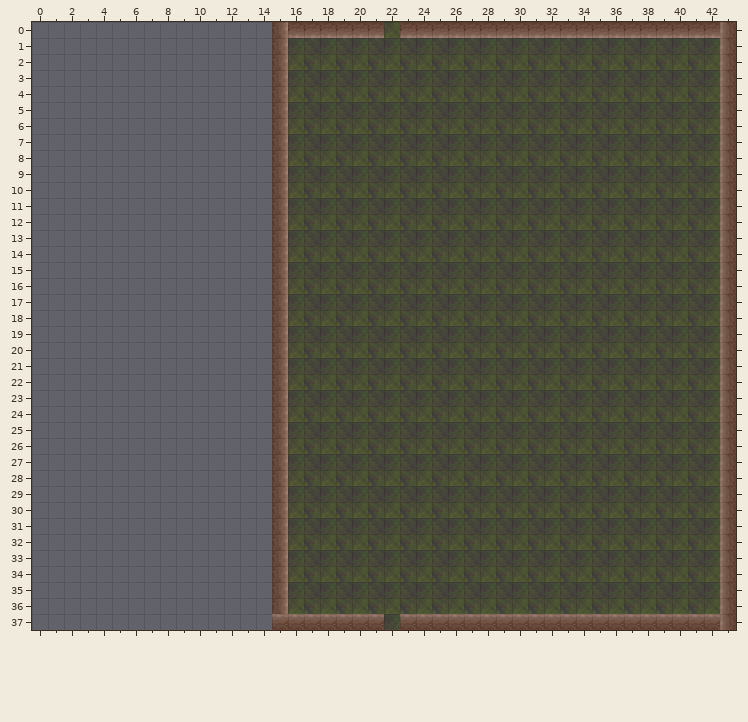
Level history. Tiled map: Resources/maps/forest/F4.tmx. The picture above was drawn from the file before the commit.
Cells are 128x128 px. Shown: x 0..43, y 0..37.
And afterwards:
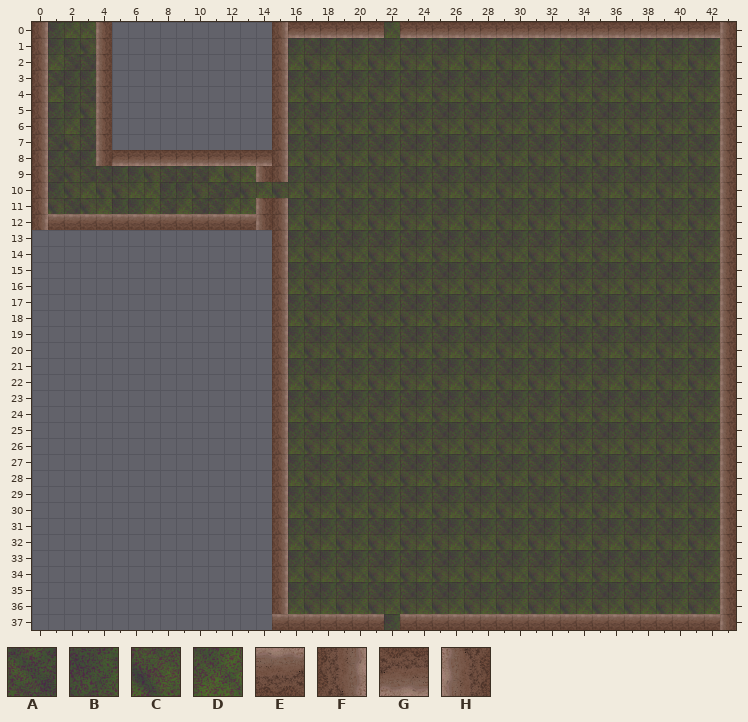
Key: from "dirt1": A 0, B 1, C 2, D 3; from "forest_dirt_wall": E 0, F 1, G 2, H 3.
_ is an empty cell, . an unchanged one.
From old to new:
--- layer "floor"
@@ x 1..14 @@
- 0 ___...........
- 1 ___...........
- 2 ___...........
- 3 ___...........
- 4 ___...........
- 5 ___...........
- 6 ___...........
- 7 ___...........
- 8 ___...........
- 9 _____________.
-10 ______________
-11 _____________.
+ 0 BDD...........
+ 1 BBC...........
+ 2 DAA...........
+ 3 ABB...........
+ 4 DBA...........
+ 5 BBC...........
+ 6 BDB...........
+ 7 ACA...........
+ 8 BAB...........
+ 9 ACAABBCAAADCD.
+10 BCDCCDDBBCAACD
+11 CACDBBDADAADD.
--- layer "wall_tiles"
@@ x 0..15 @@
- 0 _..._...........
- 1 _..._...........
- 2 _..._...........
- 3 _..._...........
- 4 _..._...........
- 5 _..._...........
- 6 _..._...........
- 7 _..._...........
- 8 _...___________.
- 9 _............._.
-10 _..............F
-11 _............._.
-12 _______________.
+ 0 F...H...........
+ 1 F...H...........
+ 2 F...H...........
+ 3 F...H...........
+ 4 F...H...........
+ 5 F...H...........
+ 6 F...H...........
+ 7 F...H...........
+ 8 F...HGGGGGGGGGG.
+ 9 F.............H.
+10 F.............._
+11 F.............H.
+12 FEEEEEEEEEEEEEH.
